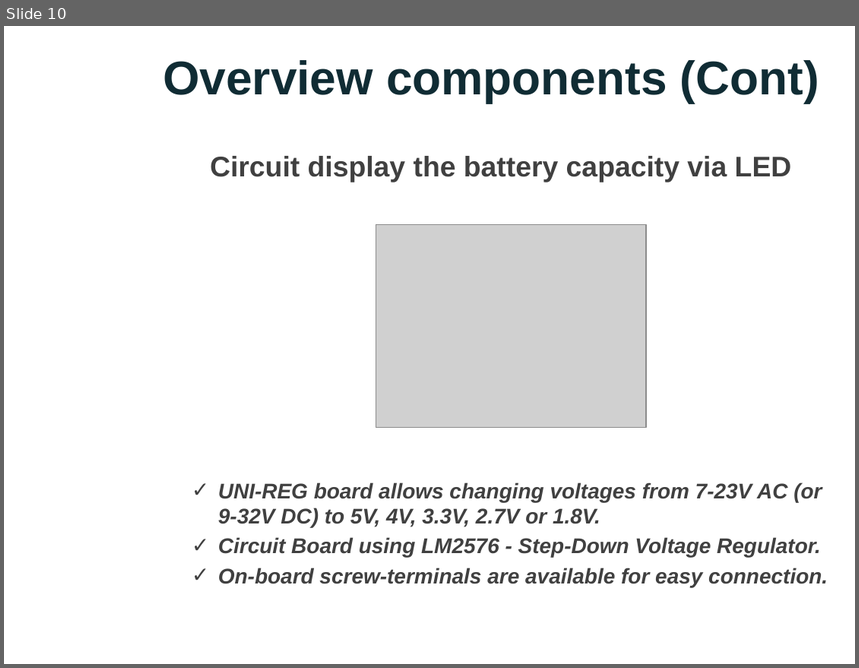
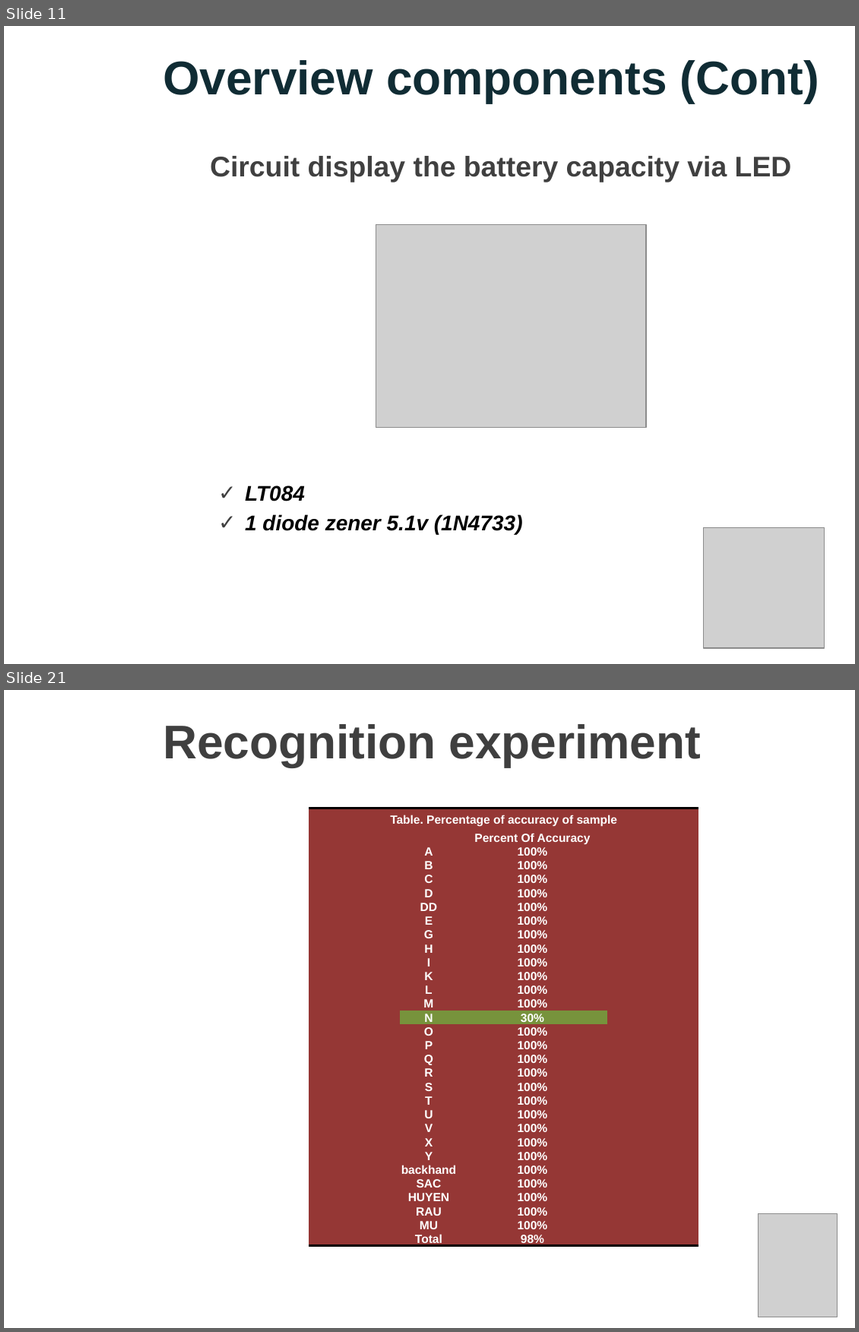
Before and after one commit to nicknguyen071093/CapstoneProject, a slide deck: Thuyettrinh/PPGroup 5.pptx. Shown one above the other, each under a label of ours: slide 10 before the commit, slides 11 and 21 after it; the slides between them are not shown. The pictures are 859x668 and 859x1332 pixels, drawn with LibreOffice and Linux fonts; fonts in the diff are those of the drawing; grey boxes stand for pictures; background and template pictures are left out. Boxes give left, top, right and bottom in pixels: in the first picture for what was removed or moved away, otherwise in the second. Text is boxed around its words. In the diff, an @@ line names an element or a change of style, - is before the commit and + after.

```diff
--- a/Thuyettrinh/PPGroup 5.pptx
+++ b/Thuyettrinh/PPGroup 5.pptx
@@ slide 21 added at box(4, 690, 855, 1328), background picture (left out) @@
@@ title added at box(163, 724, 702, 767), 40 pt, text #3F3F3F, bold @@
+Recognition experiment
@@ table added at box(309, 809, 699, 1276), 31 rows, 4 columns @@
+Table. Percentage of accuracy of sample |  |  | 
+ |  | Percent Of Accuracy | 
+ | A | 100% | 
+ | B | 100% | 
+ | C | 100% | 
+ | D | 100% | 
+ | DD | 100% | 
+ | E | 100% | 
+ | G | 100% | 
+ | H | 100% | 
+ | I | 100% | 
+ | K | 100% | 
+ | L | 100% | 
+ | M | 100% | 
+ | N | 30% | 
+ | O | 100% | 
+ | P | 100% | 
+ | Q | 100% | 
+ | R | 100% | 
+ | S | 100% | 
+ | T | 100% | 
+ | U | 100% | 
+ | V | 100% | 
+ | X | 100% | 
+ | Y | 100% | 
+ | backhand | 100% | 
+ | SAC | 100% | 
+ | HUYEN | 100% | 
+ | RAU | 100% | 
+ | MU | 100% | 
+ | Total | 98% | 
@@ picture added at box(758, 1214, 837, 1317) @@
@@ what was slide 10 is now slide 11 @@
@@ slide 11 changed as well @@
@@ text removed at box(218, 483, 828, 588) @@
-✓ UNI-REG board allows changing voltages from 7-23V AC (or 9-32V DC) to 5V, 4V, 3.3V, 2.7V or 1.8V.
-✓ Circuit Board using LM2576 - Step-Down Voltage Regulator.
-✓ On-board screw-terminals are available for easy connection.
@@ text added at box(245, 486, 523, 534), 18 pt, text #000000, bold, italic @@
+✓ LT084
+✓ 1 diode zener 5.1v (1N4733)
@@ picture added at box(704, 528, 825, 649) @@
```
Also in this commit, not shown: 9 other slides changed, 11 other slides added, 9 slides removed.
